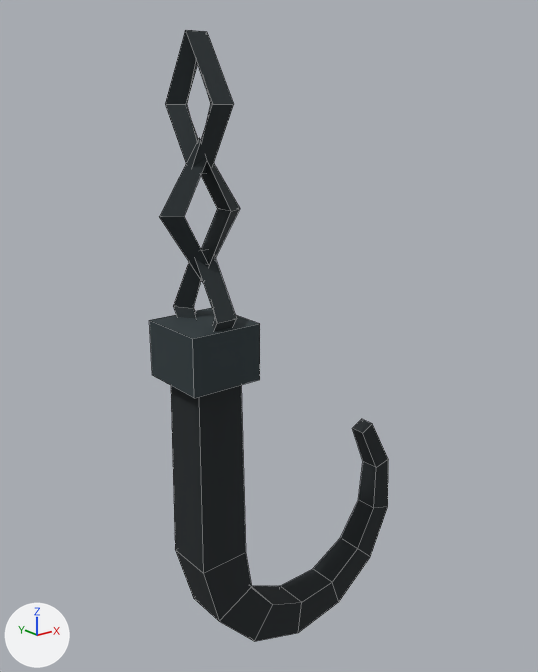
Two versions of the FBX model pit-scene/kit/fbx/T1_Prop_Hook.fbx, one commit apart.
Camera for both pictures: a camera (50 mm lens) standing at (-0.602, -0.91, -0.083) and looking at (0.153, 0.034, -0.461). Every picture has the same lights, and +X, +Y and +Z are marked at lower left. The picture after the commit comes second. Mesh edges are drawn as thin lines. Where no turn or scale is listed for an object, it has been applied to the vertices.

Script lines for the objects in view, before the commit:
```python
me_t1_prop_hook = bpy.data.meshes.new('T1_Prop_Hook')
me_t1_prop_hook.from_pydata(...)  # 84 vertices, 80 faces; spans x -0.07..0.414, y -0.06..0.06, z -1.03..0.01
me_t1_prop_hook.materials.append(mat_t1_scenery)  # picture img_t1_scenery_atlas_png
ob_t1_prop_hook = bpy.data.objects.new('T1_Prop_Hook', me_t1_prop_hook)
ob_t1_prop_hook.location = (0.0, 0.0, 0.0)
```
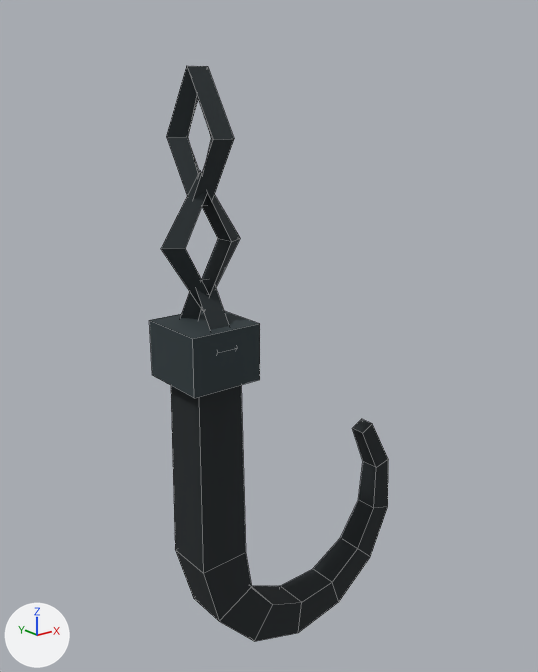
Location of each change, [x1, y1, x2, y2] in pixels of the pictures (538 x 672 px; the box of a moved part takes in the faces that stretch with it):
'T1_Prop_Hook', reshaped: before [149, 30, 388, 642]; after [149, 66, 388, 642]
part 1 of me_t1_prop_hook, moved or reshaped: before [165, 30, 234, 174]; after [166, 66, 234, 205]
part 2 of me_t1_prop_hook, moved or reshaped: before [159, 138, 240, 282]; after [161, 171, 240, 312]
part 3 of me_t1_prop_hook, moved or reshaped: before [173, 249, 237, 331]; after [180, 279, 229, 330]

What the commit changed:
me_t1_prop_hook is used by ob_t1_prop_hook; location (0.0, 0.0, 0.0).
me_t1_prop_hook had 84 vertices, 80 faces and spanned x -0.07..0.414, y -0.06..0.06, z -1.03..0.01.
me_t1_prop_hook now has 84 vertices, 80 faces and spans x -0.07..0.414, y -0.06..0.06, z -1.03..-0.035.
me_t1_prop_hook part 1: the loose piece of 12 vertices spanning x -0.017..0.017, y -0.06..0.06, z -0.18..0.01 is moved by (0.0, 0.0, -0.045).
me_t1_prop_hook part 2: the loose piece of 12 vertices spanning x -0.07..0.07, y -0.017..0.017, z -0.34..-0.13 is moved by (0.0, 0.0, -0.045).
me_t1_prop_hook part 3: the loose piece of 12 vertices spanning x -0.017..0.017, y -0.06..0.06, z -0.48..-0.29 is moved by (0.0, 0.0, -0.045).
